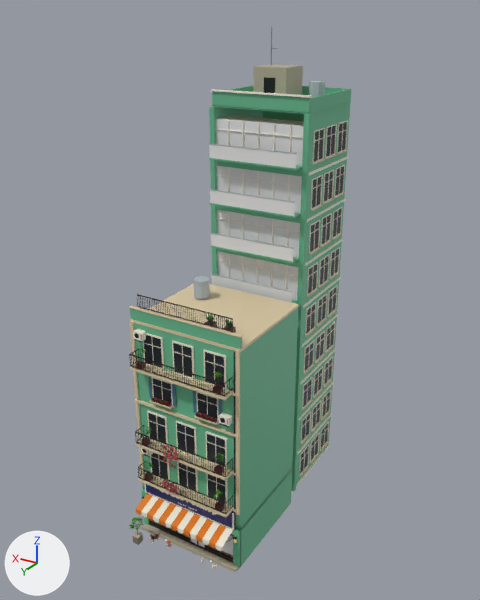
One commit to the FBX model Assets/PhoViet/Art/Streets/PV_StreetShop07_Petshop.fbx: the scene before it, then after it.
Rendered twice from a 50 mm lens placed at (-22.4, 34.2, 35.4), pointed at (0.0, -3.0, 16.8). Arrows for +X, +Y and +Z are at lower left; the lights stay in place. The older version comes first. Objects named as collision shapes, trigger or cutter boxes, shadow casters or lower levels of detail are left out. Where no turn or scale is listed for an object, it has been applied to the vertices. Vertices at exactly the same position are counted once.

The scene before the commit, as lines of its bpy script (objects in view):
```python
mat_pv_streetglass = principled_material('PV_StreetGlass')
mat_pv_streetglass.base_color = (0.8, 0.8, 0.8)  # white #e7e7e7
me_pv_streetshop07_petshop_lod0 = bpy.data.meshes.new('PV_StreetShop07_Petshop_LOD0')
me_pv_streetshop07_petshop_lod0.from_pydata(...)  # 24217 vertices, 20314 faces; spans x -4.2..4.2, y -12.5..6.2, z 0.0..34.6
# faces by material slot: [20293, 21]
me_pv_streetshop07_petshop_lod0.materials.append(mat_pv_streetatlas)  # picture img_pv_streetpalette_png
me_pv_streetshop07_petshop_lod0.materials.append(mat_pv_streetglass)  # white #e7e7e7
ob_pv_streetshop07_petshop_lod0 = bpy.data.objects.new('PV_StreetShop07_Petshop_LOD0', me_pv_streetshop07_petshop_lod0)
ob_pv_streetshop07_petshop_lod0.location = (0.0, 0.0, 0.0)
```
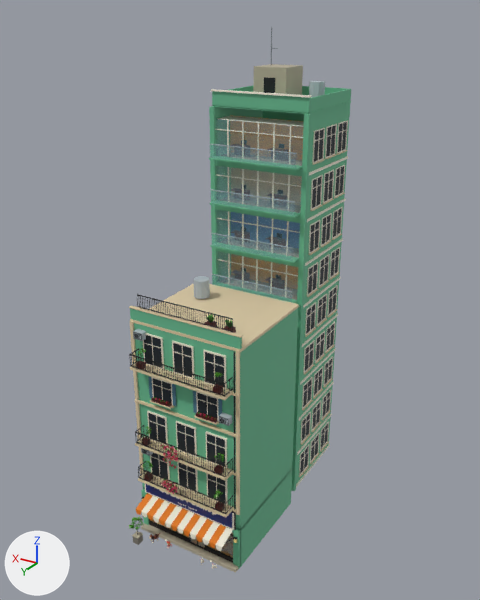
The edits, one by one:
Material 'PV_StreetGlass' (mat_pv_streetglass) changes colour from white #e7e7e7 to cyan #99c4d6; in linear values from (0.8, 0.8, 0.8) to (0.32, 0.55, 0.67).
In material 'PV_StreetGlass' (mat_pv_streetglass), alpha goes from 1.0 to 0.22.
me_pv_streetshop07_petshop_lod0 is used by ob_pv_streetshop07_petshop_lod0; location (0.0, 0.0, 0.0).
me_pv_streetshop07_petshop_lod0 had 24217 vertices, 20314 faces and spanned x -4.2..4.2, y -12.5..6.2, z 0.0..34.6.
me_pv_streetshop07_petshop_lod0 now has 25771 vertices, 21280 faces and spans x -4.2..4.2, y -12.5..6.2, z 0.0..34.6.
me_pv_streetshop07_petshop_lod0 part 1: 3 vertices moved within x 3.0..3.1, y 4.3, z 16.0..16.5; 22 vertices removed from x 3.0..3.6, y 3.9..4.4, z 15.9..16.5; 540 vertices added at x 2.9..3.7, y 3.8..4.4, z 15.9..16.5.
me_pv_streetshop07_petshop_lod0 part 2: 12 vertices removed from x -3.5..-3.0, y 3.9..4.4, z 11.7..12.2; 511 vertices added at x -3.7..-2.9, y 3.8..4.4, z 11.6..12.2.
me_pv_streetshop07_petshop_lod0 part 3: 6 kept faces spanning x -3.6..3.7, y 3.9..4.3, z 7.0..16.5 get new texture (UV) coordinates.
Other edits to the shape of me_pv_streetshop07_petshop_lod0 do not show in these pictures.

Pixel boxes [x1, y1, x2, y2] of what changed, in the pictures (480 x 600 px):
'PV_StreetShop07_Petshop_LOD0', recoloured, surface changed
    both: [130, 116, 339, 558]
part 1 of me_pv_streetshop07_petshop_lod0, reshaped
    before: [134, 333, 142, 342]
    after: [133, 329, 146, 341]
part 2 of me_pv_streetshop07_petshop_lod0, reshaped
    before: [220, 419, 228, 427]
    after: [219, 413, 232, 426]
part 3 of me_pv_streetshop07_petshop_lod0, surface changed
    both: [142, 332, 232, 455]
